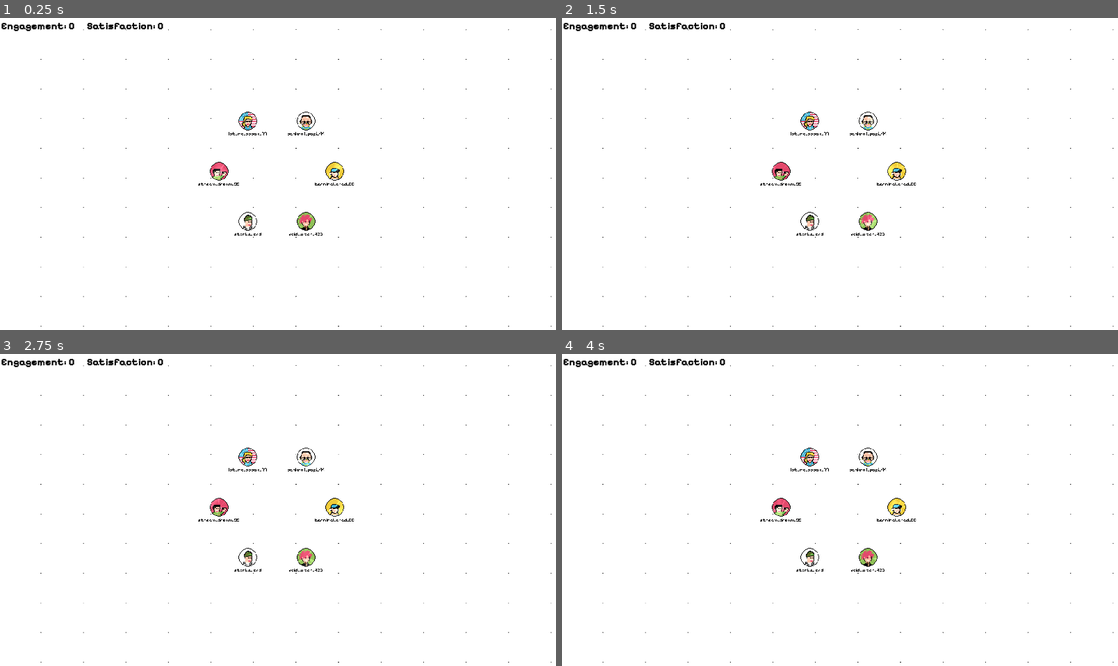
Above: before the commit, frames 1-4 (two rows, left to right).
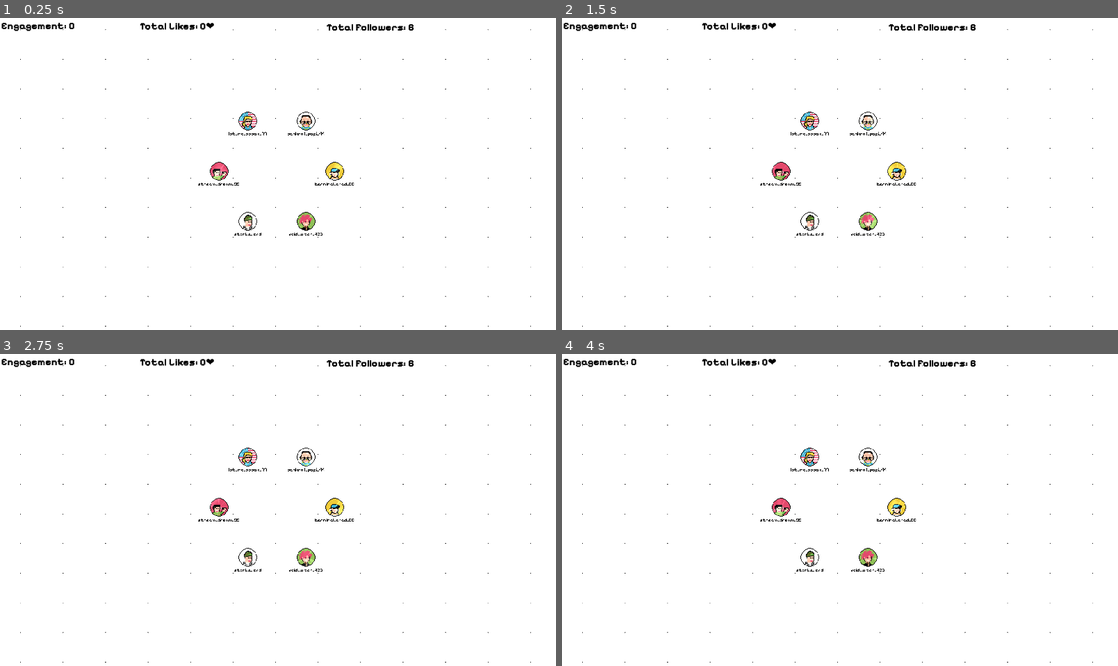
Above: after the commit, the same moments.

Repository: Pikachuxxxx/social-loops-gmtk
Game: Godot game, scene res://Scenes/main.tscn
Same seed, same stepped clock (60 frames per second), same inputs: the game is played once before the commit and once after it.
Inputs (mouse positions are in pixels of both pictures, inside the frame that each line leads up to):
- Up to frame 1 (0.25 s): no input
- Up to frame 2 (1.5 s): tap Enter at 0.5 s; move the mouse to (962, 158) at 0.52 s; hold Enter 0.53-1.25 s; click (962, 158) at 0.67 s; drag from (728, 189) to (812, 236) at 1.27 s
- Up to frame 3 (2.75 s): tap Space at 2 s; move the mouse to (333, 441) at 2.02 s; tap F at 2.1 s; click (333, 441) at 2.17 s
- Up to frame 4 (4 s): drag from (812, 572) to (673, 463) at 2.77 s; move the mouse to (1006, 556) at 3.52 s; tap K at 3.6 s; click (1006, 556) at 3.67 s

The runs differ from the first frame. In frame 1, 0.8% of the frame differs, in the area x 0-100%, y 1-99%; in frame 2, 0.8%; in frame 3, 0.8%; in frame 4, 0.8%.

Commit message:
feat: basic engagement logic

Diff:
--- a/Scenes/main.tscn
+++ b/Scenes/main.tscn
@@ -45,10 +45,34 @@
 size_flags_horizontal = 4
 size_flags_vertical = 4
 
+[node name="EngagementScore" type="Label" parent="CanvasLayer"]
+offset_left = 4.0
+offset_top = 8.0
+offset_right = 596.0
+offset_bottom = 57.0
+text = "Engagement: 0"
+label_settings = SubResource("LabelSettings_ynf5e")
+
+[node name="TotalLikes" type="Label" parent="CanvasLayer"]
+offset_left = 482.0
+offset_top = 9.0
+offset_right = 1074.0
+offset_bottom = 65.0
+text = "Total Likes: 0"
+label_settings = SubResource("LabelSettings_ynf5e")
+
+[node name="Followers" type="Label" parent="CanvasLayer"]
+offset_left = 1127.0
+offset_top = 13.0
+offset_right = 1719.0
+offset_bottom = 69.0
+text = "Total Followers: 0"
+label_settings = SubResource("LabelSettings_ynf5e")
+
 [node name="Sprite2D" type="Sprite2D" parent="."]
 z_index = -505
 material = ExtResource("6_6bp64")
-position = Vector2(512, 512)
+position = Vector2(1, 0)
 scale = Vector2(1468.04, 1024)
 texture = ExtResource("7_6bp64")
 
@@ -56,20 +80,7 @@
 script = ExtResource("2_8gbba")
 post_cooldown_time_sec = 5
 
-[node name="CanvasLayer2" type="CanvasLayer" parent="."]
-
-[node name="MarginContainer" type="MarginContainer" parent="CanvasLayer2"]
-offset_left = 4.0
-offset_top = 8.0
-offset_right = 221.0
-offset_bottom = 51.0
-size_flags_horizontal = 3
-size_flags_vertical = 3
-
-[node name="Label" type="Label" parent="CanvasLayer2/MarginContainer"]
-layout_mode = 2
-text = "Engagement: 0      Satisfaction: 0"
-label_settings = SubResource("LabelSettings_ynf5e")
-
 [node name="CheatCodeManager" type="Node2D" parent="."]
 script = ExtResource("9_ynf5e")
+
+[node name="Cheatcodes" type="Sprite2D" parent="CheatCodeManager"]
--- a/Scenes/persona_node.tscn
+++ b/Scenes/persona_node.tscn
@@ -24,7 +24,6 @@
 visible = false
 z_index = 1
 position = Vector2(84, -116)
-script = null
 
 [node name="Sprite2D" type="Sprite2D" parent="NodeCollisionShape2D"]
 texture_filter = 1
--- a/Scenes/post.tscn
+++ b/Scenes/post.tscn
@@ -1,18 +1,7 @@
-[gd_scene load_steps=7 format=3 uid="uid://sqflj4ksfawq"]
+[gd_scene load_steps=6 format=3 uid="uid://sqflj4ksfawq"]
 
 [ext_resource type="FontFile" uid="uid://6u287sibax77" path="res://Fonts/PixelifySans-SemiBold.ttf" id="1_jgmso"]
 [ext_resource type="FontFile" uid="uid://bat7468vte4d3" path="res://Fonts/PixelifySans-Regular.ttf" id="2_8dpai"]
-
-[sub_resource type="GDScript" id="GDScript_8dpai"]
-script/source = "extends Node2D
-class_name PostNode
-
-const PT = preload(\"res://Scripts/PostTypes.gd\")
-
-func _init():
-	pass
-
-"
 
 [sub_resource type="LabelSettings" id="LabelSettings_8dpai"]
 font = ExtResource("1_jgmso")
@@ -23,7 +12,7 @@
 line_spacing = -9.65
 font = ExtResource("2_8dpai")
 font_size = 43
-font_color = Color(0.223103, 0.223103, 0.223103, 1)
+font_color = Color(0, 0, 0, 1)
 
 [sub_resource type="LabelSettings" id="LabelSettings_qb3by"]
 font = ExtResource("2_8dpai")
@@ -32,7 +21,6 @@
 
 [node name="Post" type="Node2D"]
 scale = Vector2(5, 4.168)
-script = SubResource("GDScript_8dpai")
 
 [node name="ShadowPolygon" type="Polygon2D" parent="."]
 position = Vector2(-0.303452, 3.53341)
--- a/Scripts/GroupNode.gd
+++ b/Scripts/GroupNode.gd
@@ -54,3 +54,25 @@
 
 func make_post(post):
 	emit_signal("post_created", post, groupProps)
+
+func get_engagement() -> float:
+	return groupProps.engagement
+
+func get_engagement_percentage() -> int:
+	var perct : int=  int(groupProps.engagement * 100) if groupProps.total_posts > 0 else 0
+	return perct
+
+func get_total_likes() -> int:
+	return groupProps.total_likes
+
+func get_harmony() -> float:
+	return groupProps.harmony
+
+func get_drama() -> float:
+	return groupProps.drama
+
+func get_liked_posts() -> int:
+	return groupProps.liked_posts
+
+func get_disliked_posts() -> int:
+	return groupProps.disliked_posts
--- a/Scripts/GroupProps.gd
+++ b/Scripts/GroupProps.gd
@@ -2,10 +2,45 @@
 class_name GroupProps
 
 var current_post: Post
-var engagement: float
-var total_likes: int
+var engagement: float = 0.0
+var total_likes: int = 0
+var total_dislikes: int = 0
+var comment_decay: float = 0.0
 var harmony: float
 var drama: float
-var liked_posts: int
-var disliked_posts: int
+var liked_posts: int = 0
+var disliked_posts: int = 0
 var color: Color
+var rxns: Array[Reaction] = []
+var total_posts: int = 0
+
+const ENGAGEMENT_DISLIKE_FACTOR: float = 1.0
+const ENGAGEMENT_LIKE_FACTOR: float = 1.0
+const ENGAGEMENT_COMMENT_DECAY: float = 0.1
+
+func add_reaction(post: Post) -> void:
+	total_posts += 1
+	var rxn: Reaction = post.get_last_rxn()
+	if rxn and not rxns.has(rxn):
+		print("Adding reaction %s to group" % [rxn.type])
+		if rxn.type == Reaction.RxnType.LIKE:
+			total_likes += 1
+			liked_posts |= post.post_type
+		elif rxn.type == Reaction.RxnType.DISLIKE:
+			total_dislikes += 1
+			disliked_posts |= post.post_type
+		elif rxn.type == Reaction.RxnType.COMMENT:
+			comment_decay += ENGAGEMENT_COMMENT_DECAY
+		rxns.append(rxn)
+	calculate_engagement()
+
+func calculate_engagement() -> void:
+	if total_posts > 0:
+		engagement = (
+			(total_likes * ENGAGEMENT_LIKE_FACTOR) -
+			(total_dislikes * ENGAGEMENT_DISLIKE_FACTOR) -
+			comment_decay
+		) / total_posts
+		print("Calculated engagement: %f" % engagement, "Total Likes: %d, Total Dislikes: %d, Comment Decay: %f" % [total_likes, total_dislikes, comment_decay])
+	else:
+		engagement = 0.0
--- a/Scripts/PersonaNode.gd
+++ b/Scripts/PersonaNode.gd
@@ -146,32 +146,39 @@
 			$NodeCollisionShape2D/Post/PostType.text = ""
 		deactivate_post_ui($NodeCollisionShape2D/Post)
 
+func post_liked() ->void:
+	$NodeCollisionShape2D/LikesFx.restart()
+	$NodeCollisionShape2D/SoundFX.stream = load("res://assets/audio/sfx/like.wav")
+	$NodeCollisionShape2D/SoundFX.play()
+func post_disliked() -> void:
+	$NodeCollisionShape2D/DownvotesFX.restart()
+	$NodeCollisionShape2D/SoundFX.stream = load("res://assets/audio/sfx/dislike.wav")
+	$NodeCollisionShape2D/SoundFX.play()
+
+func post_commented() -> void:
+	$NodeCollisionShape2D/SoundFX.stream = load("res://assets/audio/sfx/comment.wav")
+	$NodeCollisionShape2D/SoundFX.play()
+
+
 func update_feed(post: Post, groupProps: GroupProps) -> void:
 	# If self posted don't react, but make the post
 	if(post.who_posted == id):
 		set_post(post, groupProps.color)
 		return
 
-	# This is where the persona reacts to the post
-	print("Persona %s reacting to post of type %d by %d" % [persona.user_name, post.post_type, post.who_posted])
+	# This is where the persona reacts to the post and then that is also added to group
+	print("Persona %s reacting to post of type %d" % [persona.user_name, post.post_type])
 	var likedPostTypes: Array[int] = get_bitfield_post_types(persona.likes)
 	var dislikedPostTypes: Array[int] = get_bitfield_post_types(persona.dislikes)
-	print("post.post_type: %d" % post.post_type)
-	print("likedPostTypes: %s" % str(likedPostTypes))
-	print("dislikedPostTypes: %s" % str(dislikedPostTypes))
 	if post.post_type in likedPostTypes:
 		post.like(persona)
-		print("\tSpawn like sprite at position %s" % position)
-		$NodeCollisionShape2D/LikesFx.restart()
-		$NodeCollisionShape2D/SoundFX.stream = load("res://assets/audio/sfx/like.wav")
-		$NodeCollisionShape2D/SoundFX.play()
+		post_liked()
 	elif post.post_type in dislikedPostTypes:
 		post.dislike(persona)
-		print("\tSpawn dislike sprite at position %s" % position)
-		$NodeCollisionShape2D/DownvotesFX.restart()
-		$NodeCollisionShape2D/SoundFX.stream = load("res://assets/audio/sfx/dislike.wav")
-		$NodeCollisionShape2D/SoundFX.play()
+		post_disliked()
 	else:
-		$NodeCollisionShape2D/SoundFX.stream = load("res://assets/audio/sfx/comment.wav")
-		$NodeCollisionShape2D/SoundFX.play()
-		print("\tPersona %s does not like or dislike post of type %d" % [persona.user_name, post.post_type])
+		post.comment(persona, "I don't like this post!")
+		post_commented()
+
+	# update group with reaction
+	groupProps.add_reaction(post)
--- a/Scripts/Post.gd
+++ b/Scripts/Post.gd
@@ -1,12 +1,16 @@
-extends Node2D
+extends Resource
 class_name Post
 
 const PT = preload("res://Scripts/PostTypes.gd")
+const RXN = preload("res://Scripts/Reaction.gd")
 
-@export var post_type: PT.POST_TYPE
+#@export_flags("ASMR", "POLITICAL", "COOKING", "CATS_DOGS_PICS", "TECHNOLOGY", "METAL_MUSIC", "FASHION", "SHOWER_THOUGHTS", "BUSINESS", "MEME", "RANT", "CELEB_GOSSIP", "ASTROLOGY")
+# Currently the post type is only contains one type, in future we can expand this to multiple types
+@export var post_type: PT.POST_TYPE = PT.POST_TYPE.MEME
 @export var chaos: float
 @export var valence: float
 @export var base_engagement: float
+var rxns: Array[Reaction] = []
 var likes_count: int
 var dislikes_count: int
 var who_liked: Array[int]
@@ -15,7 +19,9 @@
 
 func init(who: int, post_type: PT.POST_TYPE):
 	likes_count = 0
+	dislikes_count = 0
 	who_liked = []
+	who_liked.clear()
 	is_active = true
 	self.who_posted = who
 	self.post_type = post_type
@@ -24,17 +30,44 @@
 	chaos = randf() * 2.0 - 1.0
 	valence = randf() * 2.0 - 1.0
 	base_engagement = randf() * 2.0 - 1.0
-
+	rxns = []
 
 func like(persona: Persona):
-	if persona and not who_liked.has(persona.id):
+	if persona:
 		print("Persona %s liked post %d" % [persona.user_name, post_type])
 		who_liked.append(persona.id)
 		likes_count += 1
+		var rxn: Reaction = RXN.new()
+		rxn.type = Reaction.RxnType.LIKE
+		rxn.nodeId = persona.id
+		add_reaction(rxn)
 
 func dislike(persona: Persona):
-	if persona and who_liked.has(persona.id):
+	if persona:
 		print("Persona %s disliked post %d" % [persona.user_name, post_type])
 		who_liked.erase(persona.id)
 		dislikes_count += 1
-		likes_count -= 1
+		#likes_count -= 1
+		var rxn: Reaction = RXN.new()
+		rxn.type = Reaction.RxnType.DISLIKE
+		rxn.nodeId = persona.id
+		add_reaction(rxn)
+
+func comment(persona: Persona, comment: String):
+	if persona:
+		print("Persona %s commented on post %d" % [persona.user_name, post_type])
+		var rxn: Reaction = RXN.new()
+		rxn.type = Reaction.RxnType.COMMENT
+		rxn.nodeId = persona.id
+		rxn.comment = comment
+		add_reaction(rxn)
+
+func add_reaction(rxn: Reaction):
+	if rxn and not rxns.has(rxn):
+		print("Adding reaction %s to post %d" % [rxn.type, post_type])
+		rxns.append(rxn)
+
+func get_last_rxn() -> Reaction:
+	if rxns.size() > 0:
+		return rxns[rxns.size() - 1]
+	return null
--- a/Scripts/PostManager.gd
+++ /dev/null
@@ -1,28 +0,0 @@
-extends Node
-class_name PostManager
-
-"""
-Post {
-	startAt: time, // using the Time Object
-	endAt: time, // using the Time Object, calculated with amt of reaction times, expands if new rxns are added (due to group movement)
-	rxns: Rxn[]
-}
-
-Rxn {
-	type: view, like, dislike, comment,
-	[comment]: string,
-	[comment_type]: CommentType // Is it required? can be used to influence others and later posts
-}
-
-"""
-
-
-
-# Called when the node enters the scene tree for the first time.
-func _ready() -> void:
-	pass # Replace with function body.
-
-
-# Called every frame. 'delta' is the elapsed time since the previous frame.
-func _process(delta: float) -> void:
-	pass
--- /dev/null
+++ b/Scripts/Reaction.gd
@@ -0,0 +1,9 @@
+extends Resource
+class_name Reaction
+
+enum RxnType {LIKE, DISLIKE, COMMENT, NEUTRAL}
+
+var type: RxnType = RxnType.LIKE
+var comment: String = ""
+var nodeId: int = 0
+var commentSense: int = 0 # -1 negative, 0 neutral, 1 positive
--- a/Scripts/Zuck.gd
+++ b/Scripts/Zuck.gd
@@ -44,4 +44,3 @@
 		# For now, we just create a new post with the liked post type
 		post.init(postingPersonaNode.id, likedPostIndex)
 		group.make_post(post)
-	pass
--- a/Scripts/_Post.gd
+++ /dev/null
@@ -1,11 +0,0 @@
-extends Node
-
-
-# Called when the node enters the scene tree for the first time.
-func _ready() -> void:
-	pass # Replace with function body.
-
-
-# Called every frame. 'delta' is the elapsed time since the previous frame.
-func _process(delta: float) -> void:
-	pass
--- a/Scripts/main.gd
+++ b/Scripts/main.gd
@@ -71,6 +71,17 @@
 			node.update_sprite_scale(2.4)
 		else:
 			node.update_sprite_scale(2)
+	# update the groups score
+	var totalEngagement: int = 0
+	var totalLikes: int = 0
+	for group in Globals.g_groups:
+		totalEngagement += group.get_engagement_percentage()
+		totalLikes += group.get_total_likes()
+	if Globals.g_groups.size() > 0:
+		var averageEngagement = totalEngagement / Globals.g_groups.size()
+		$CanvasLayer/EngagementScore.text = "Total Engagement: " + str(averageEngagement) + "%"
+	$CanvasLayer/TotalLikes.text = "Total Likes: " + str(totalLikes) + "❤️"
+	$CanvasLayer/Followers.text = "Total Followers: " + str(Globals.g_nodes.size())
 
 func _input(event: InputEvent) -> void:
 	if event is InputEventMouseButton:
--- a/main.tscn
+++ /dev/null
@@ -1,3 +0,0 @@
-[gd_scene format=3 uid="uid://bwbhohcd4f4ss"]
-
-[node name="Node2D" type="Node2D"]
Not shown, removed: Scripts/PostManager.gd.uid
Not shown, added: Scripts/Reaction.gd.uid
Not shown, removed: Scripts/_Post.gd.uid
Not shown, removed: Scenes/main.tscn3932859879.tmp
Not shown, removed: Scenes/main.tscn3941074667.tmp
Not shown, removed: Scenes/main.tscn51416104302.tmp
Not shown, removed: assets/audio/sfx/dislike.wav2366744633.tmp
Not shown, removed: assets/audio/sfx/like.wav2364736604.tmp
Not shown, removed: assets/audio/sfx/like.wav2391662381.tmp
